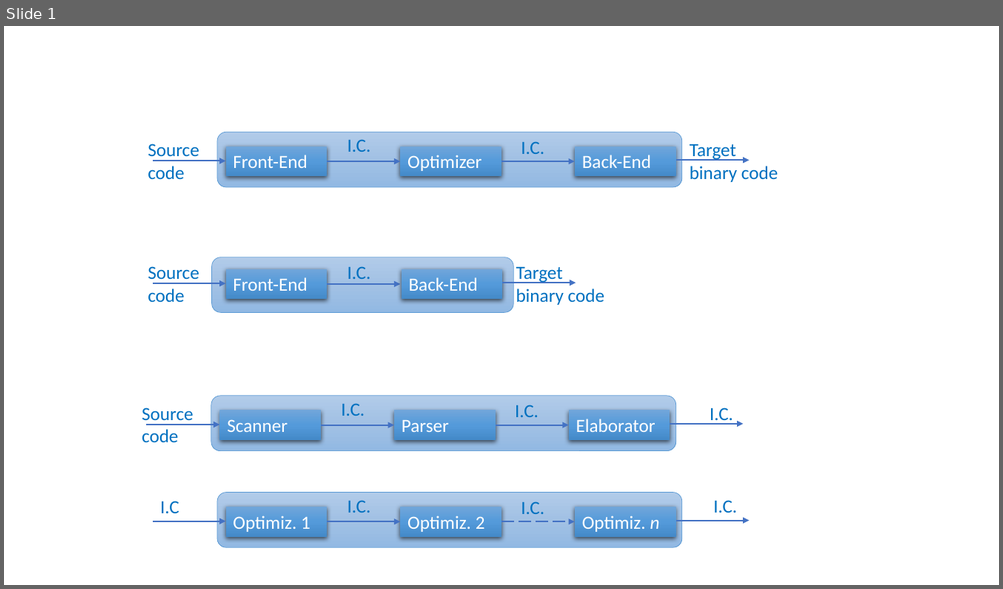
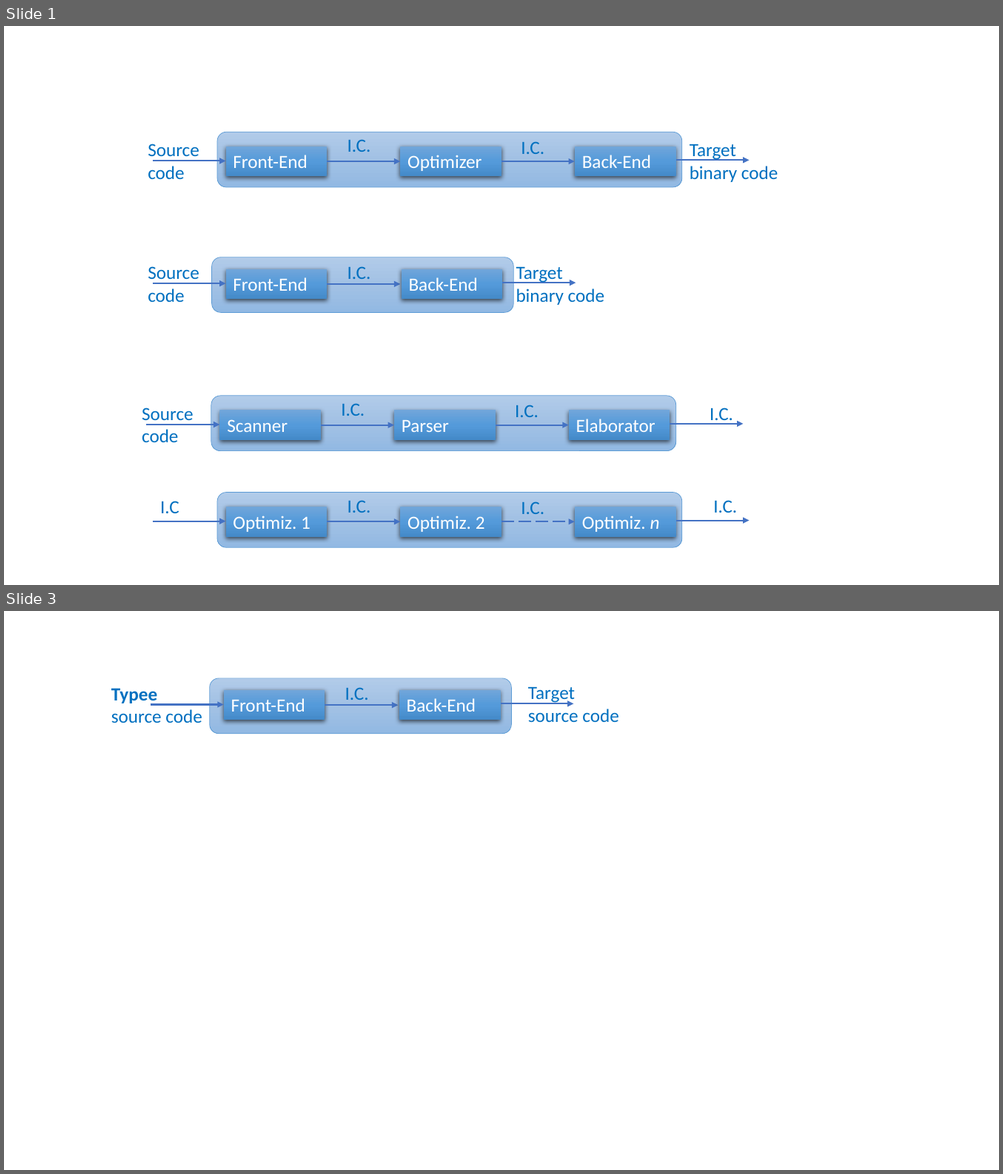
Before and after one commit to Typee-Language/Typee, a slide deck: _Global_Documentation/Picts/typee-design-all-figures.pptx. Shown one above the other, each under a label of ours: slide 1 before the commit, slides 1 and 3 after it; the slides between them are not shown. The pictures are 1003x589 and 1003x1174 pixels, drawn with LibreOffice and Linux fonts; fonts in the diff are those of the drawing. Boxes give left, top, right and bottom in pixels: in the first picture for what was removed or moved away, otherwise in the second. Text is boxed around its words. In the diff, an @@ line names an element or a change of style, - is before the commit and + after.

Commit message:
#45-Typee Global S/W Architecture Documentation
augmented section 3.1

```diff
--- a/_Global_Documentation/Picts/typee-design-all-figures.pptx
+++ b/_Global_Documentation/Picts/typee-design-all-figures.pptx
@@ slide 3 added at (4, 611, 999, 1170), background #FFFFFF @@
@@ text added at (111, 688, 202, 723), 18 pt, text #0070C0 @@
+Typee source code
@@ rounded rectangle added at (209, 678, 512, 733), fill gradient #B1CBE9 to #A3C1E5 to #93B9E4, outline #5B9BD5 0.5 pt @@
@@ rectangle added at (223, 690, 325, 720), fill gradient #71A6DB to #559BDB to #448ACA, 18 pt, text #FFFFFF @@
+Front-End
@@ text added at (345, 687, 369, 705), 18 pt, text #0070C0 @@
+I.C.
@@ rectangle added at (399, 690, 501, 720), fill gradient #71A6DB to #559BDB to #448ACA, 18 pt, text #FFFFFF @@
+Back-End
@@ text added at (528, 686, 618, 723), 18 pt, text #0070C0 @@
+Target
+source code
@@ arrow added from (151, 705) to (223, 705), #4472C4 1.5 pt @@
@@ arrow added from (325, 705) to (398, 705), #4472C4 1.5 pt @@
@@ arrow added from (500, 703) to (573, 703), #4472C4 1.5 pt @@
```
Also in this commit, not shown: 1 slide changed, 1 other file.
